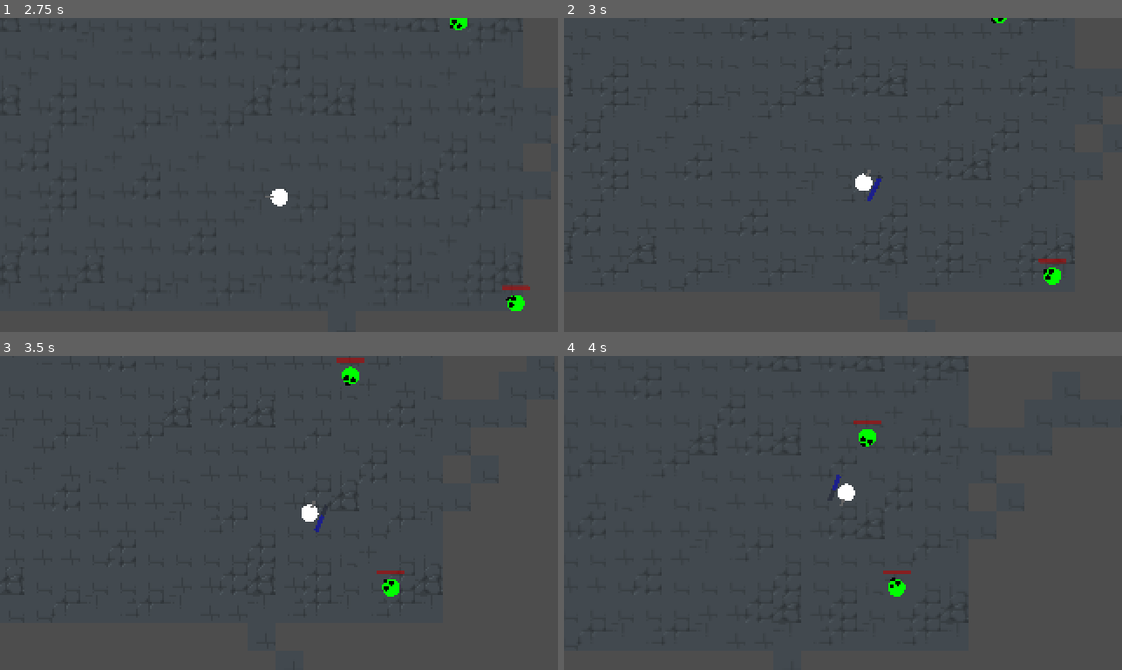
Above: before the commit, frames 1-4 (two rows, left to right).
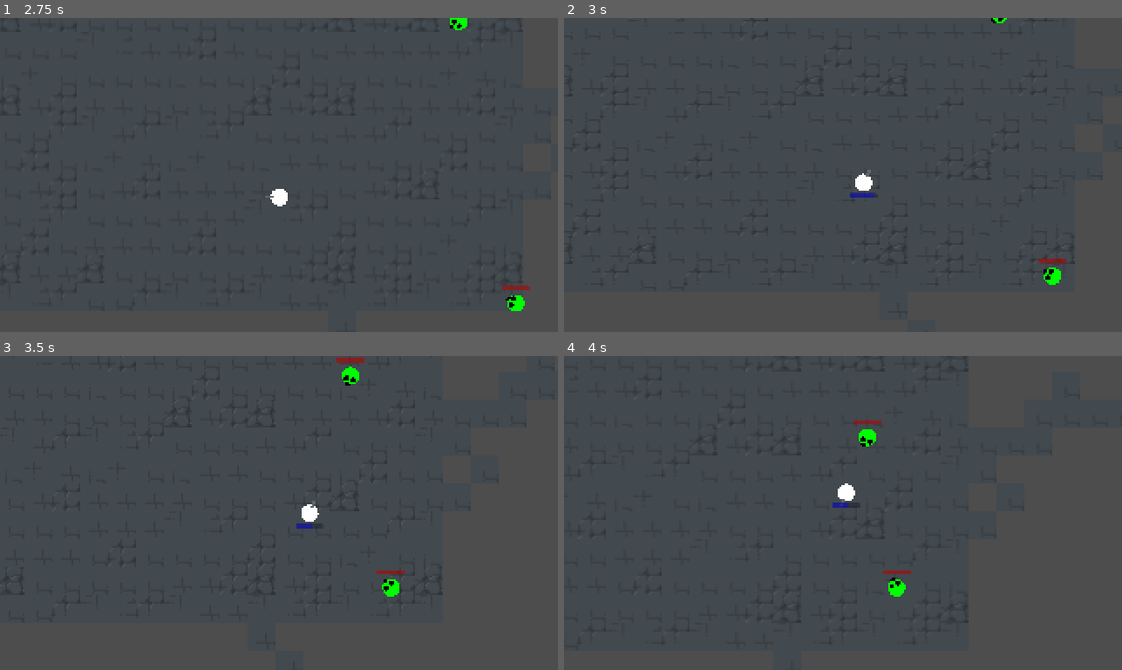
Above: after the commit, the same moments.

Repository: Spookyinator/TroglodyteCSGame
Game: Godot game, scene res://Screens/menu.tscn
Two runs of this game, one before a commit and one after it. Both use one fixed random seed, a clock stepped at 60 frames per second and the inputs below. The project has no main scene, so this scene is started directly.
Inputs (mouse positions are in pixels of both pictures, inside the frame that each line leads up to):
- Up to frame 1 (2.75 s): click "Start Game" at 0.5 s; tap Enter at 1.25 s; move the mouse to (401, 159) at 1.27 s; hold D (Right) 1.28-2.03 s; click (401, 159) at 1.35 s; move the mouse to (167, 190) at 2.02 s; hold S (Down) from 2.03 s (still down); click (167, 190) at 2.1 s
- Up to frame 2 (3 s): move the mouse to (898, 105) at 2.77 s; release S (Down) at 2.78 s; hold D (Right) from 2.78 s (still down); hold Shift (slide) from 2.78 s (still down)
- Up to frame 3 (3.5 s): keep holding D (Right); keep holding Shift (slide); click (334, 443) at 3.05 s
- Up to frame 4 (4 s): move the mouse to (815, 575) at 3.52 s; release D (Right) at 3.53 s; release Shift (slide) at 3.53 s; hold W (Up) from 3.53 s (still down); click (815, 575) at 3.6 s

Frame 1 is identical in both runs. In frame 2, 0.1% of the frame differs, in the area x 51-57%, y 51-59%; in frame 3, less than 0.1%; in frame 4, less than 0.1%.

Commit message:
all of you kys

Diff:
--- a/CSPGame/Enemies/enemyTest.gd
+++ b/CSPGame/Enemies/enemyTest.gd
@@ -74,5 +74,6 @@
 	gameOver = true
 
 
+@warning_ignore("unused_parameter")
 func _on_zombie_hit(area):
 	isKilled.emit(HITPOINTS) # Replace with function body.
--- a/CSPGame/Player/player.gd
+++ b/CSPGame/Player/player.gd
@@ -15,11 +15,13 @@
 
 var stamina = 100.0
 var stamina_regening = false
+var stamina_timer = false
 
 var bullet  = preload("res://Weapons/bullet.tscn")
+var game_over = preload("res://Screens/gameOver.tscn")
 
-
-@onready var chamber = $Chamber
+@onready var pivot = $Pivot
+@onready var chamber = $Pivot/Chamber
 @onready var stamina_bar = $StaminaBar
 @onready var stamina_reg = $StaminReg
 
@@ -27,11 +29,12 @@
 	stamina_bar.value = stamina
 	if stamina >= 100:
 		stamina_bar.visible = false
+		stamina_regening = false
 	if stamina <= 99:
 		stamina_bar.visible = true
 
 	if stamina_regening == true:
-		stamina += 5
+		stamina += 0.5
 
 	var direction = Vector2.ZERO
 	direction.x = Input.get_action_strength("Right") - Input.get_action_strength("Left")
@@ -84,27 +87,33 @@
 		if direction.y:
 			velocity.y = slideSPEED * direction.y
 
-	if stamina <= 99 and sliding == false:
+	if stamina <= 99 and sliding == false and stamina_timer == false:
 		_state = STATE.MOVE
 		stamina_reg.start()
+		stamina_timer = true
 
-	look_at(get_global_mouse_position())
+	pivot.look_at(get_global_mouse_position())
 	move_and_slide()
 
 func shoot():
 	var bullet_instance = bullet.instantiate()
 	bullet_instance.position = chamber.global_position
-	bullet_instance.rotation = global_rotation
+	bullet_instance.rotation = pivot.global_rotation
 	bullet_instance.apply_impulse(Vector2(bullet_speed, 0).rotated(bullet_instance.rotation),Vector2())
 	get_tree().get_root().add_child(bullet_instance)
 	bullet_instance.get_node("Timer").start()
 
 func _on_hitbox_no_health():
+	_game_over()
 	playerDead.emit()
 	queue_free()
-func _on_player_dead():
-	pass
 
 func _on_stamin_reg_timeout():
 	stamina_regening = true
 	print("balls")
+
+func _game_over():
+	var game_over_instance = game_over.instantiate()
+	game_over_instance.position.x = global_position.x - 160
+	game_over_instance.position.y = global_position.y - 90
+	get_tree().get_root().add_child(game_over_instance)
--- a/CSPGame/Player/player.tscn
+++ b/CSPGame/Player/player.tscn
@@ -22,18 +22,23 @@
 scale = Vector2(0.48, 0.48)
 shape = SubResource("CircleShape2D_2t4xt")
 
-[node name="MeshInstance2D2" type="MeshInstance2D" parent="."]
+[node name="Pivot" type="Marker2D" parent="."]
+
+[node name="MeshInstance2D2" type="MeshInstance2D" parent="Pivot"]
 modulate = Color(0.396078, 0.396078, 0.396078, 1)
 position = Vector2(6, 0)
 scale = Vector2(4.5, 1.5)
 mesh = SubResource("BoxMesh_swony")
 
-[node name="Chamber" type="Marker2D" parent="."]
+[node name="Chamber" type="Marker2D" parent="Pivot"]
 position = Vector2(9, 0)
 
 [node name="Hitbox" parent="." instance=ExtResource("2_22xg2")]
 collision_layer = 0
 collision_mask = 4
+
+[node name="StaminReg" type="Timer" parent="."]
+process_callback = 0
 
 [node name="StaminaBar" type="ProgressBar" parent="."]
 visible = false
@@ -45,11 +50,6 @@
 scale = Vector2(0.095, 0.095)
 show_percentage = false
 
-[node name="StaminReg" type="Timer" parent="."]
-process_callback = 0
-wait_time = 0.5
-one_shot = true
-
 [connection signal="playerDead" from="." to="." method="_on_player_dead"]
 [connection signal="noHealth" from="Hitbox" to="." method="_on_hitbox_no_health"]
 [connection signal="timeout" from="StaminReg" to="." method="_on_stamin_reg_timeout"]
--- a/CSPGame/Screens/gameOver.gd
+++ b/CSPGame/Screens/gameOver.gd
@@ -1,15 +1,4 @@
 extends Control
-
-
-# Called when the node enters the scene tree for the first time.
-func _ready():
-	position = get_node("/root/Level/Camera2D").get_target_position() - Vector2(50,50)# Replace with function body.
-
-
-# Called every frame. 'delta' is the elapsed time since the previous frame.
-func _process(delta):
-	pass
-
 
 func _on_button_2_pressed():
 	get_tree().change_scene_to_file("res://Screens/menu.tscn")
--- a/CSPGame/Screens/gameOver.tscn
+++ b/CSPGame/Screens/gameOver.tscn
@@ -1,7 +1,6 @@
-[gd_scene load_steps=3 format=3 uid="uid://cicgl8ihxl6sn"]
+[gd_scene load_steps=2 format=3 uid="uid://cicgl8ihxl6sn"]
 
 [ext_resource type="Script" path="res://Screens/gameOver.gd" id="1_7roh4"]
-[ext_resource type="Texture2D" uid="uid://brcktub6qmj6x" path="res://Assets/2rightarrow.png" id="2_br22s"]
 
 [node name="gameOver" type="Control"]
 layout_mode = 3
@@ -27,7 +26,6 @@
 offset_right = 136.0
 offset_bottom = 73.0
 text = "Return to Menu"
-icon = ExtResource("2_br22s")
 
 [connection signal="pressed" from="Button" to="." method="_on_button_pressed"]
 [connection signal="pressed" from="Button2" to="." method="_on_button_2_pressed"]
--- a/CSPGame/World/level.gd
+++ b/CSPGame/World/level.gd
@@ -15,7 +15,3 @@
 func _on_zombie_killed(pointsScored):
 	points += pointsScored
 	print(points)
-func _on_player_player_dead():
-	isPlayerDead = true
-	var game_over = gameOver.instantiate()
-	add_child(game_over)# Replace with function body.
Not shown: 1 places in CSPGame/World/level.tscn that only renumber resources
